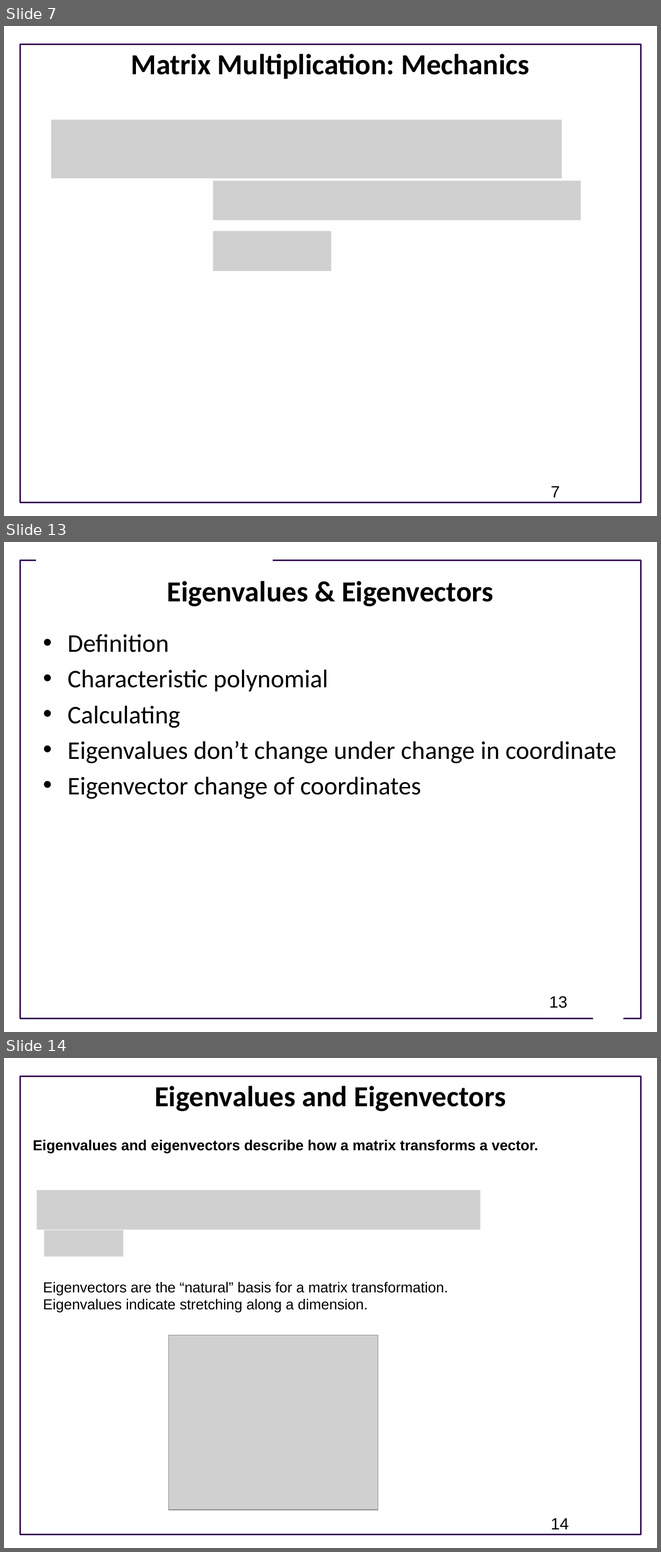
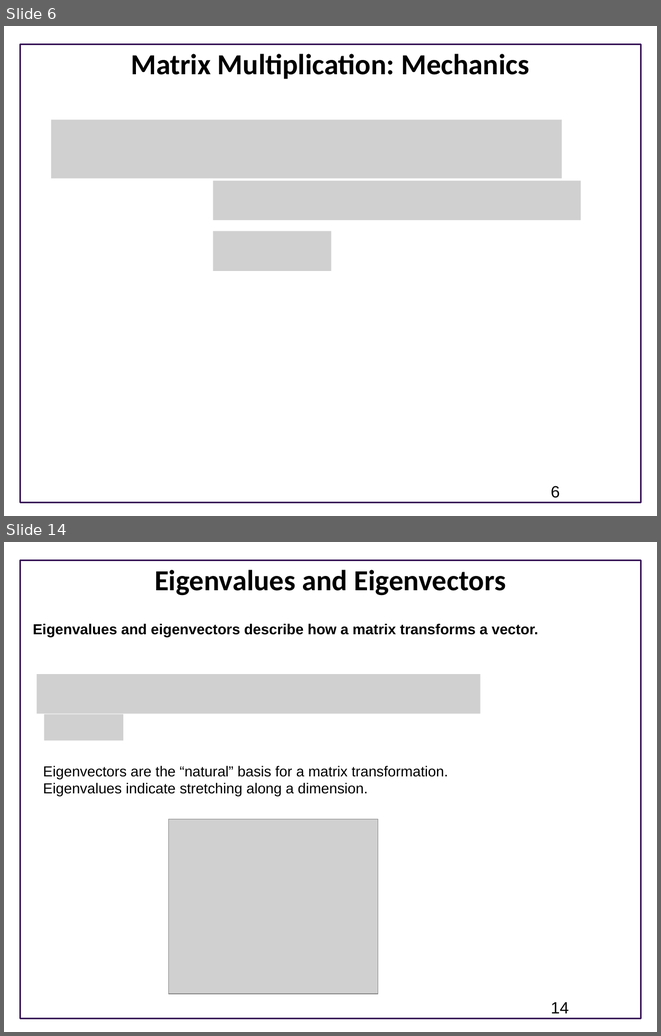
Before and after one commit to joseph-hellerstein/advanced-controls-lectures, a slide deck: Lecture_4-Geometric-Linear-Algebra/Geometric-Linear-Algebra.pptx. Shown one above the other, each under a label of ours: slides 7, 13 and 14 before the commit, slides 6 and 14 after it; the slides between them are not shown. The pictures are 661x1552 and 661x1036 pixels, drawn with LibreOffice and Linux fonts; fonts in the diff are those of the drawing; grey boxes stand for pictures; background and template pictures are left out. Boxes give left, top, right and bottom in pixels: in the first picture for what was removed or moved away, otherwise in the second. Text is boxed around its words. In the diff, an @@ line names an element or a change of style, - is before the commit and + after.

```diff
--- a/Lecture_4-Geometric-Linear-Algebra/Geometric-Linear-Algebra.pptx
+++ b/Lecture_4-Geometric-Linear-Algebra/Geometric-Linear-Algebra.pptx
@@ slide 13 removed at [4, 542, 657, 1032], background #FFFFFF; not listed: 1 template element that a slide beside it also shows @@
@@ rectangle removed at [36, 553, 272, 569] @@
@@ title removed at [167, 581, 493, 607] @@
-Eigenvalues & Eigenvectors
@@ text removed at [68, 634, 616, 799] @@
-• Definition
-• Characteristic polynomial
-• Calculating
-• Eigenvalues don’t change under change in coordinate
-• Eigenvector change of coordinates
@@ page number removed at [549, 996, 567, 1008] @@
-13
@@ trapezoid removed at [587, 995, 629, 1023] @@
@@ what was slide 7 is now slide 6 @@
@@ page number at [551, 486, 560, 498]: text changed @@
-7
+6
```
Also in this commit, not shown: 8 slides changed, 3 slides added, 8 other slides removed.
